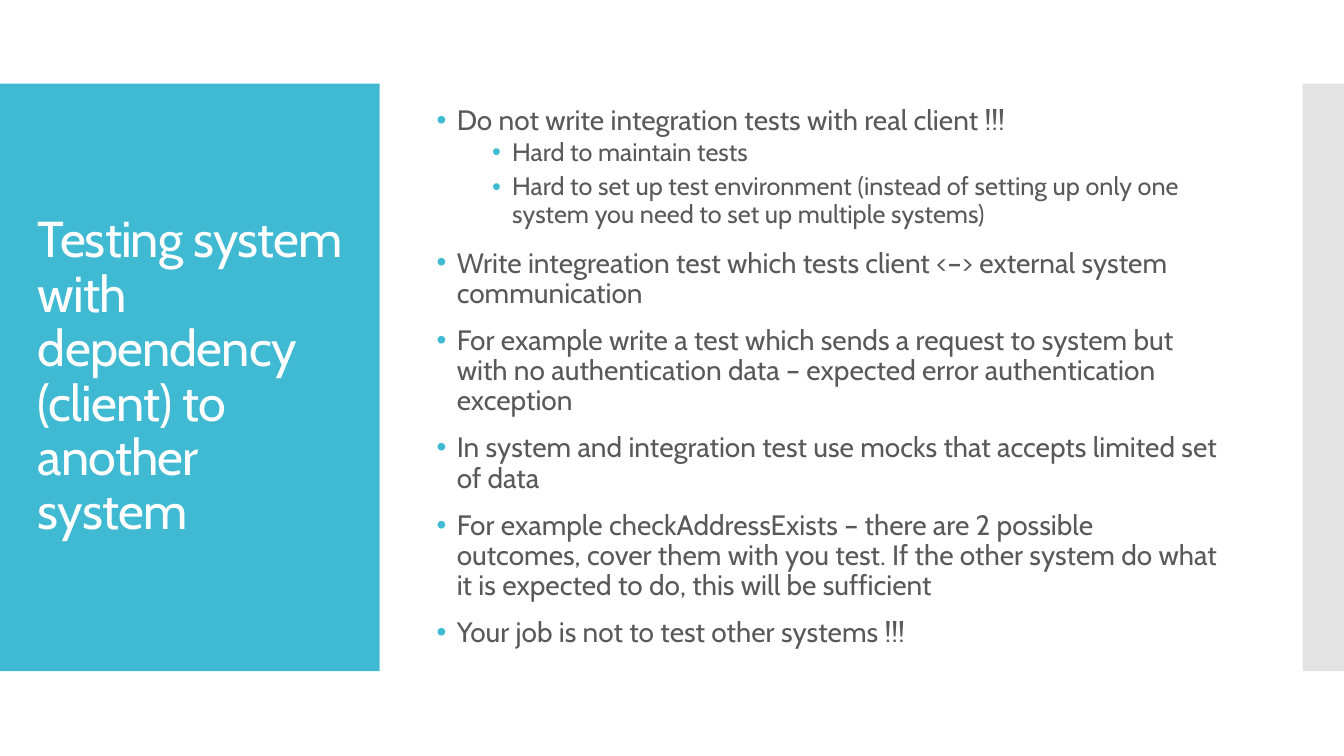
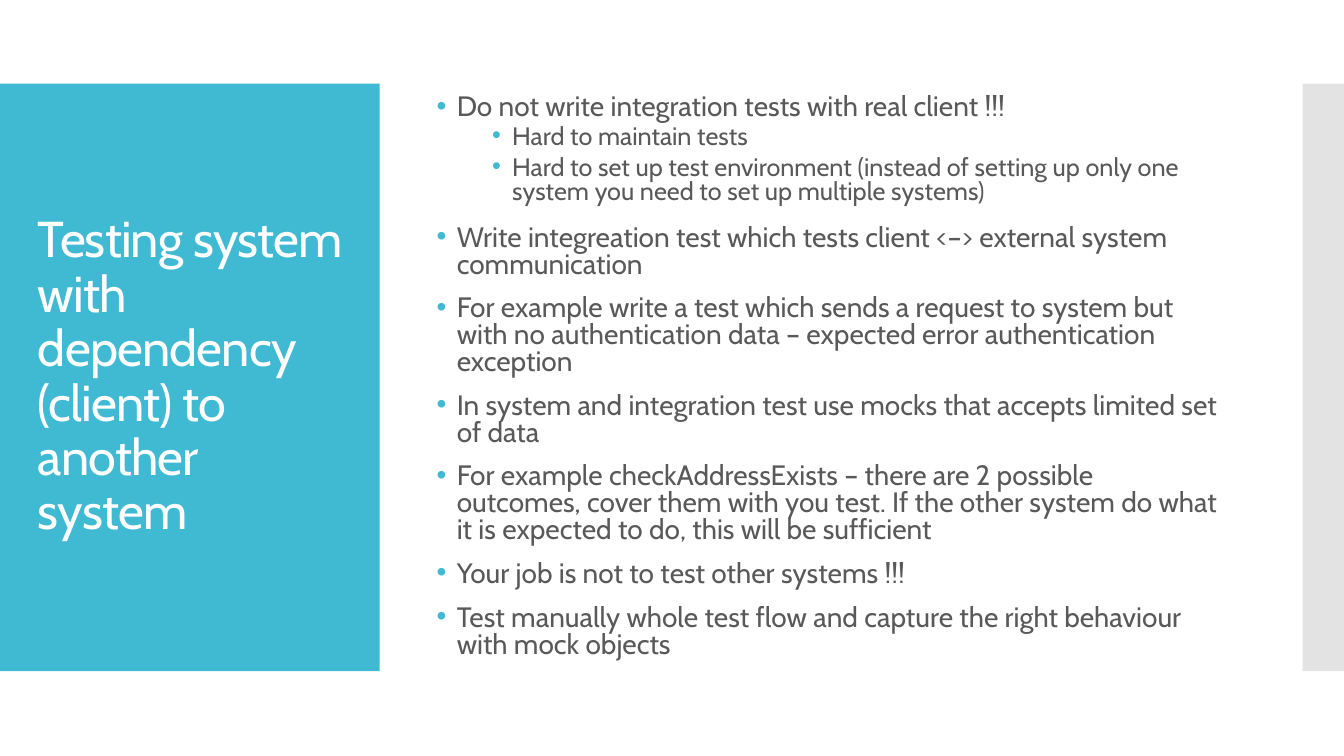
Before and after one commit to ivlahek/presentation.testing, a slide deck: slide 14 of Presentation.pptx. Drawn at 1344x756 pixels with LibreOffice and Linux fonts; fonts in the diff are those of the drawing. Boxes give left, top, right and bottom in pixels: in the first picture for what was removed or moved away, otherwise in the second. Text is boxed around its words. In the diff, an @@ line names an element or a change of style, - is before the commit and + after.

```diff
--- a/Presentation.pptx
+++ b/Presentation.pptx
@@ text at box(457, 95, 1217, 589): line spacing 0.9 to 0.8 @@
@@ text at box(457, 606, 1181, 660): paragraph added @@
+• Test manually whole test flow and capture the right behaviour with mock objects
```
Also in this commit, not shown: 7 other slides changed, 2 slides added.
